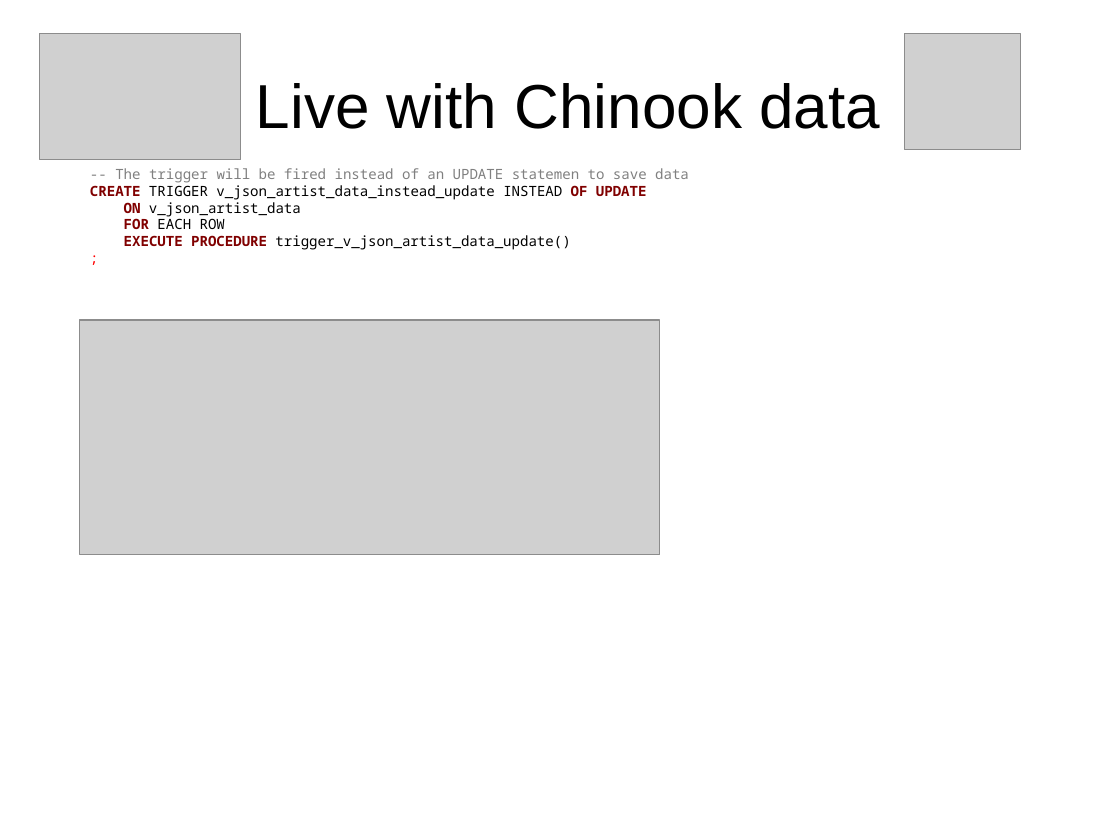
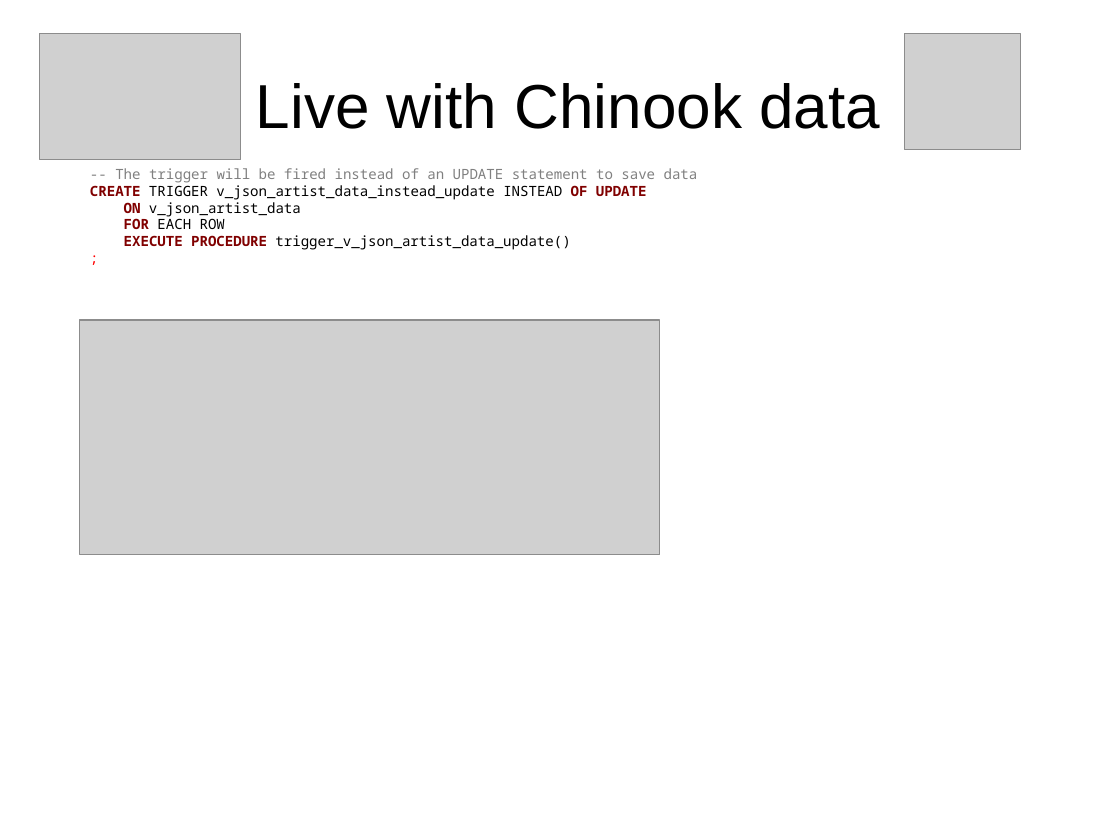
Before and after one commit to sjstoelting/talks, a slide deck: slide 27 of json-by-example/JSON-by-example.odp (slide 25 before the commit). Drawn at 1120x840 pixels with LibreOffice and Linux fonts; fonts in the diff are those of the drawing; grey boxes stand for pictures. Boxes give left, top, right and bottom in pixels: in the first picture for what was removed or moved away, otherwise in the second. Text is boxed around its words. In the diff, an @@ line names an element or a change of style, - is before the commit and + after.

```diff
--- a/json-by-example/JSON-by-example.odp
+++ b/json-by-example/JSON-by-example.odp
@@ text at <box>115,168,698,183</box>: text changed @@
--- The trigger will be fired instead of an UPDATE statemen to save data
+-- The trigger will be fired instead of an UPDATE statement to save data
```
Also in this commit, not shown: 4 other slides changed, 3 slides added, 3 other files.
